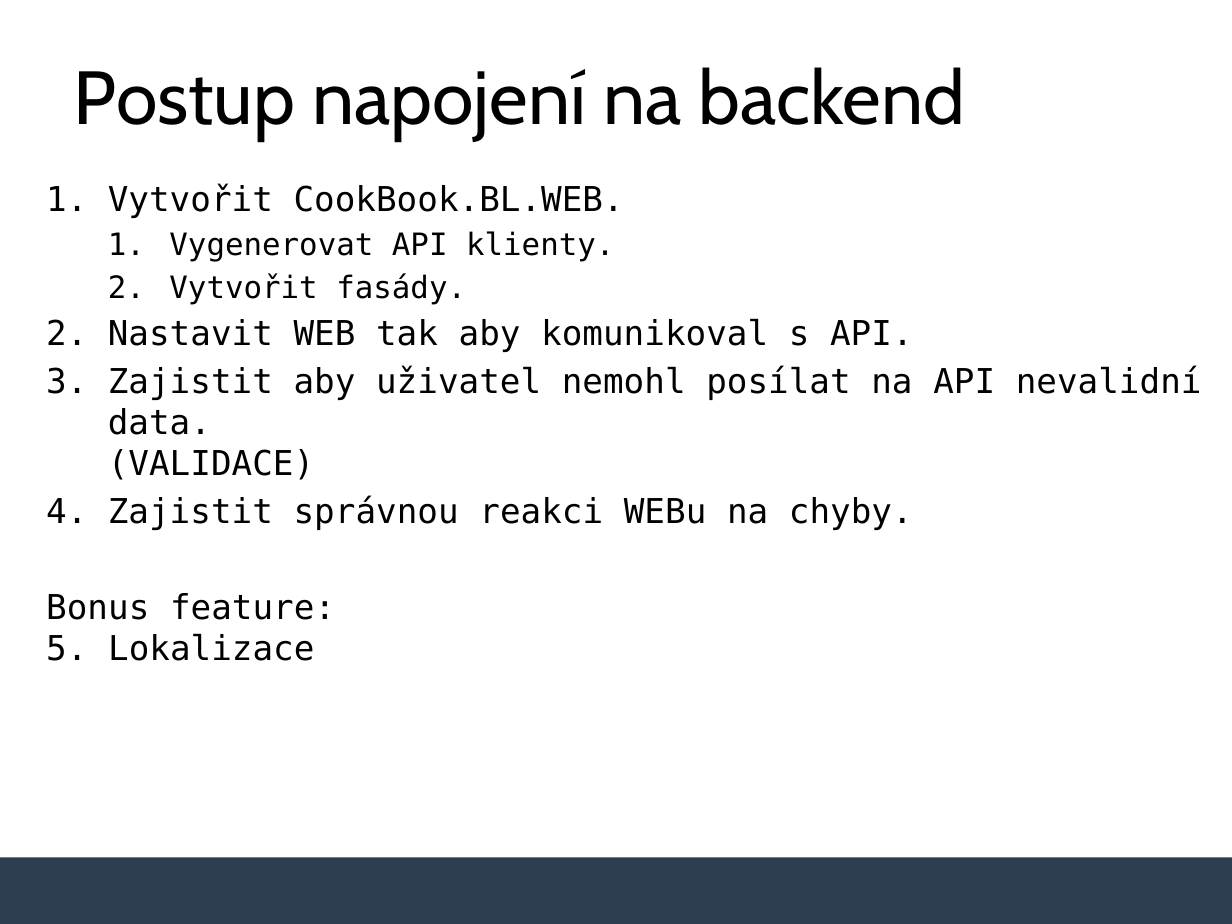
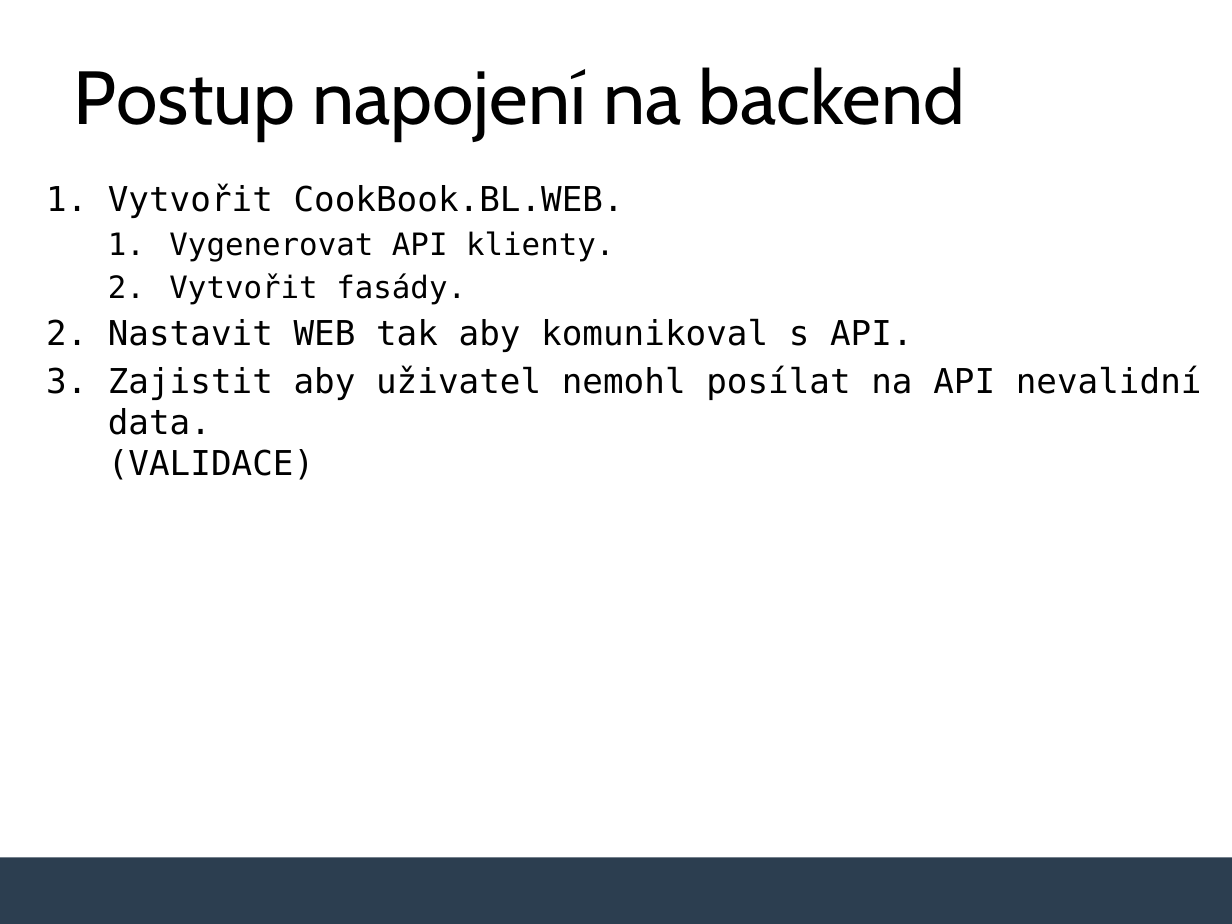
Before and after one commit to MichalTichy/Lecture-Integrating-Blazor-with-Backend, a slide deck: slide 4 of slides.pptx. Drawn at 1232x924 pixels with LibreOffice and Linux fonts; fonts in the diff are those of the drawing; background and template pictures are left out. Boxes give left, top, right and bottom in pixels: in the first picture for what was removed or moved away, otherwise in the second. Text is boxed around its words. In the diff, an @@ line names an element or a change of style, - is before the commit and + after.

```diff
--- a/slides.pptx
+++ b/slides.pptx
@@ text at box(46, 496, 913, 661): paragraphs removed @@
-4. Zajistit správnou reakci WEBu na chyby.
-Bonus feature:
-5. Lokalizace
```
Also in this commit, not shown: 5 other slides changed, 3 slides added, 5 slides removed.
